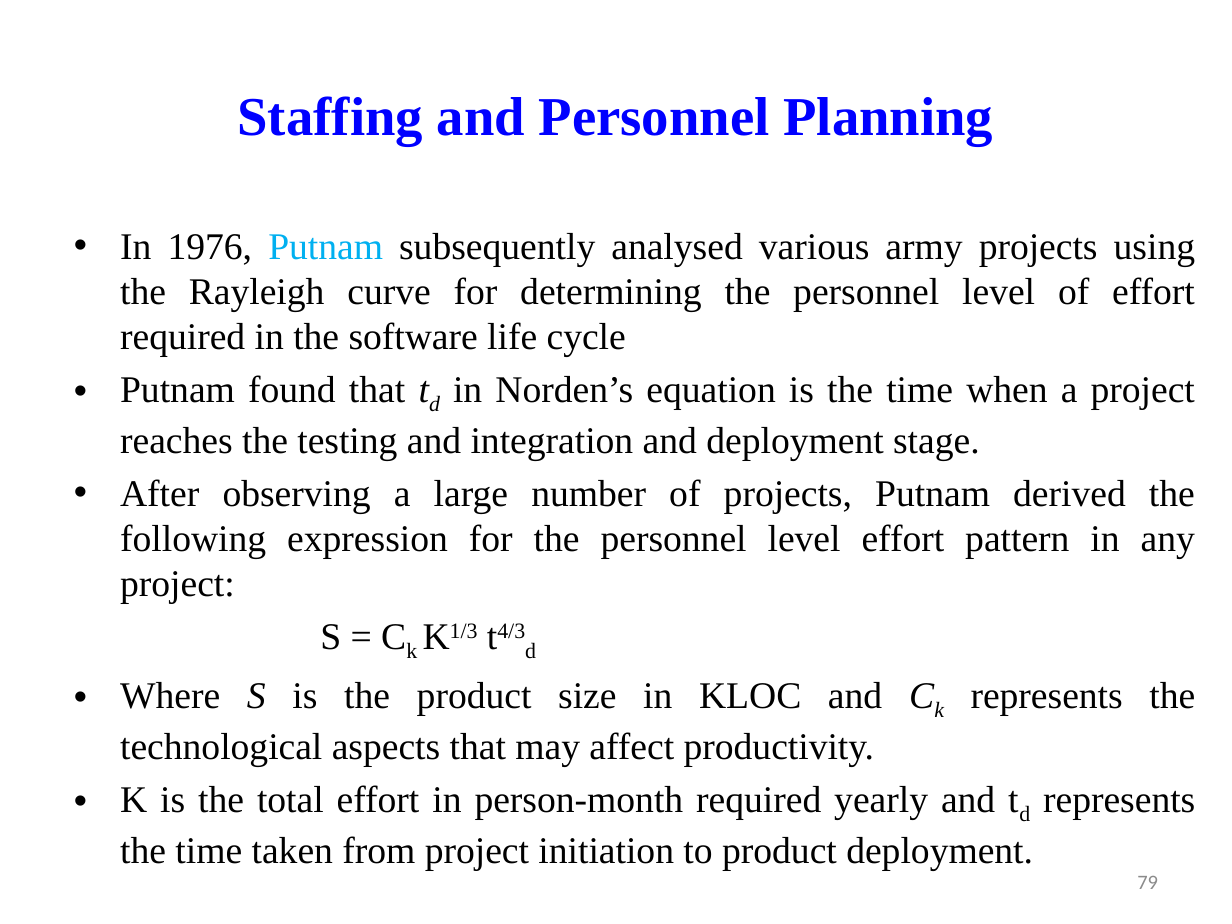
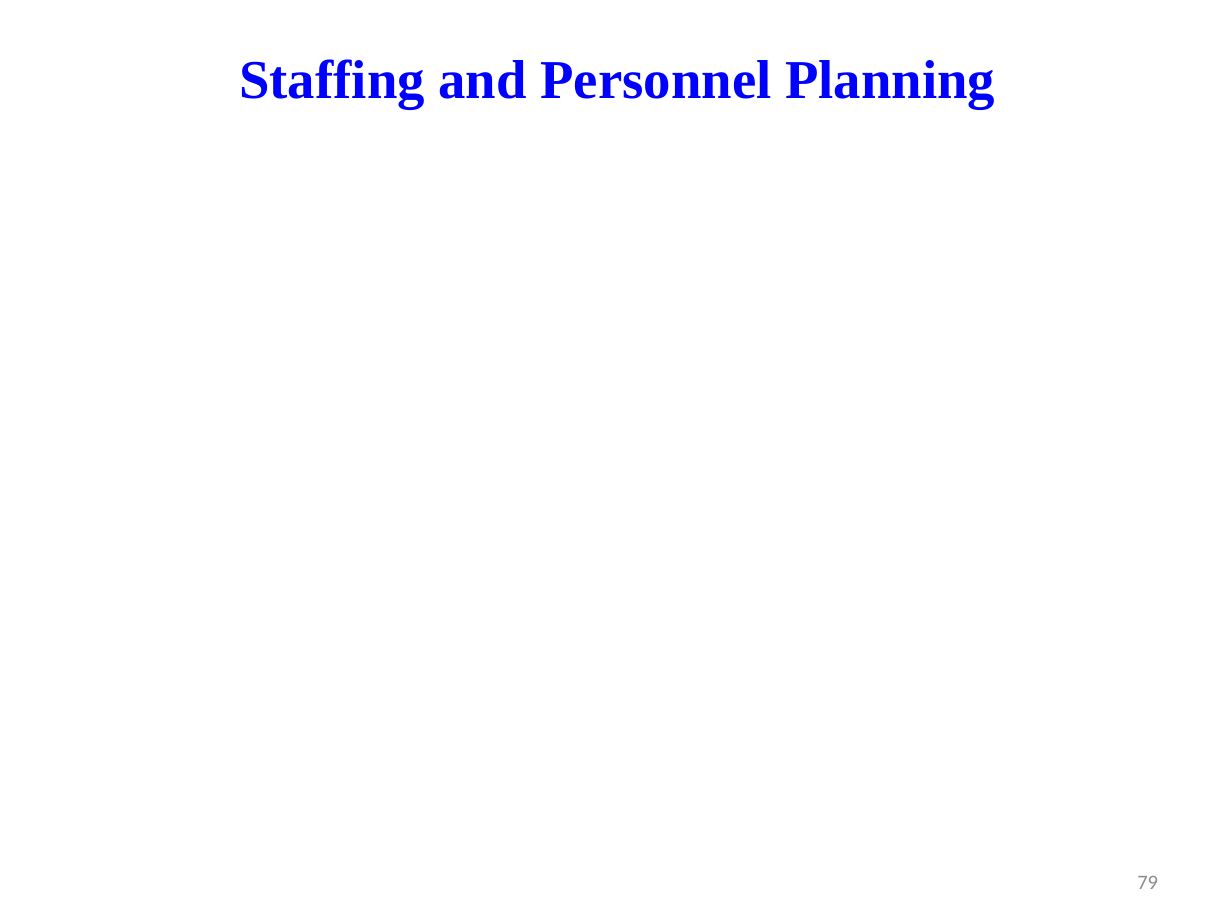
Before and after one commit to rohitbhure65/MTECH, a slide deck: slide 79 of MTECH NOTES AND PPT/Information System Design/L5- Project Planning and Estimation.pptx. Drawn at 1232x924 pixels with LibreOffice and Linux fonts; fonts in the diff are those of the drawing; grey boxes stand for pictures. Boxes give left, top, right and bottom in pixels: in the first picture for what was removed or moved away, otherwise in the second. Text is boxed around its words. In the diff, an @@ line names an element or a change of style, - is before the commit and + after.

```diff
--- a/MTECH NOTES AND PPT/Information System Design/L5- Project Planning and Estimation.pptx
+++ b/MTECH NOTES AND PPT/Information System Design/L5- Project Planning and Estimation.pptx
@@ title "Staffing and Personnel Planning": place and size @@
-title "Staffing and Personnel Planning" at bbox=[237, 96, 993, 146]
+title "Staffing and Personnel Planning" at bbox=[239, 59, 995, 109]
@@ text removed at bbox=[120, 233, 1195, 871] @@
-• In 1976, Putnam subsequently analysed various army projects using the Rayleigh curve for determining the personnel level of effort required in the software life cycle
-• Putnam found that td in Norden’s equation is the time when a project reaches the testing and integration and deployment stage.
-• After observing a large number of projects, Putnam derived the following expression for the personnel level effort pattern in any project:
-S = Ck K1/3 t4/3d
-• Where S is the product size in KLOC and Ck represents the technological aspects that may affect productivity.
-• K is the total effort in person-month required yearly and td represents the time taken from project initiation to product deployment.
```
Also in this commit, not shown: 5 other slides changed, 3 slides added, 5 other files.
